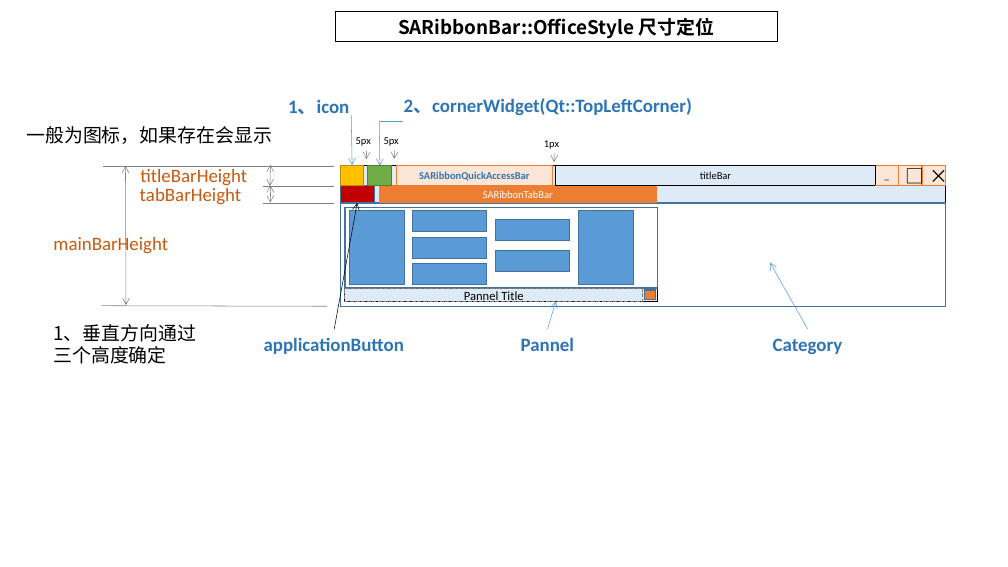
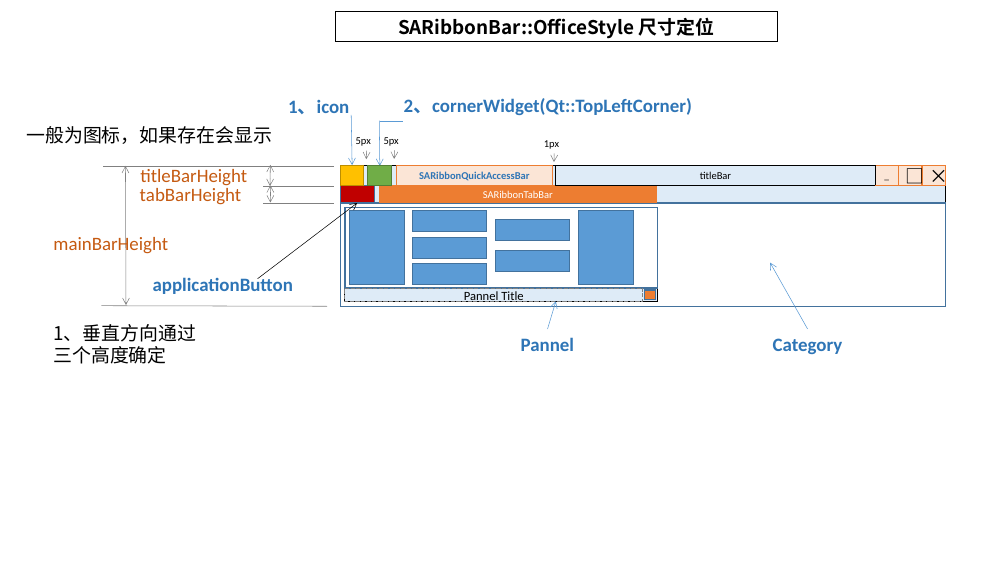
Before and after one commit to czyt1988/SARibbon, a slide deck: slide 2 of doc/SARibbonBar-layout.pptx. Drawn at 1008x567 pixels with LibreOffice and Linux fonts; fonts in the diff are those of the drawing. Boxes give left, top, right and bottom in pixels: in the first picture for what was removed or moved away, otherwise in the second. Text is boxed around its words. In the diff, an @@ line names an element or a change of style, - is before the commit and + after.

```diff
--- a/doc/SARibbonBar-layout.pptx
+++ b/doc/SARibbonBar-layout.pptx
@@ arrow moved from (334, 329) - (357, 203) to (258, 279) - (357, 203) @@
@@ text "applicationButton": place and size @@
-text "applicationButton" at box(264, 337, 404, 354)
+text "applicationButton" at box(153, 275, 293, 294)
```
Also in this commit, not shown: 1 slide added, 6 other files.
